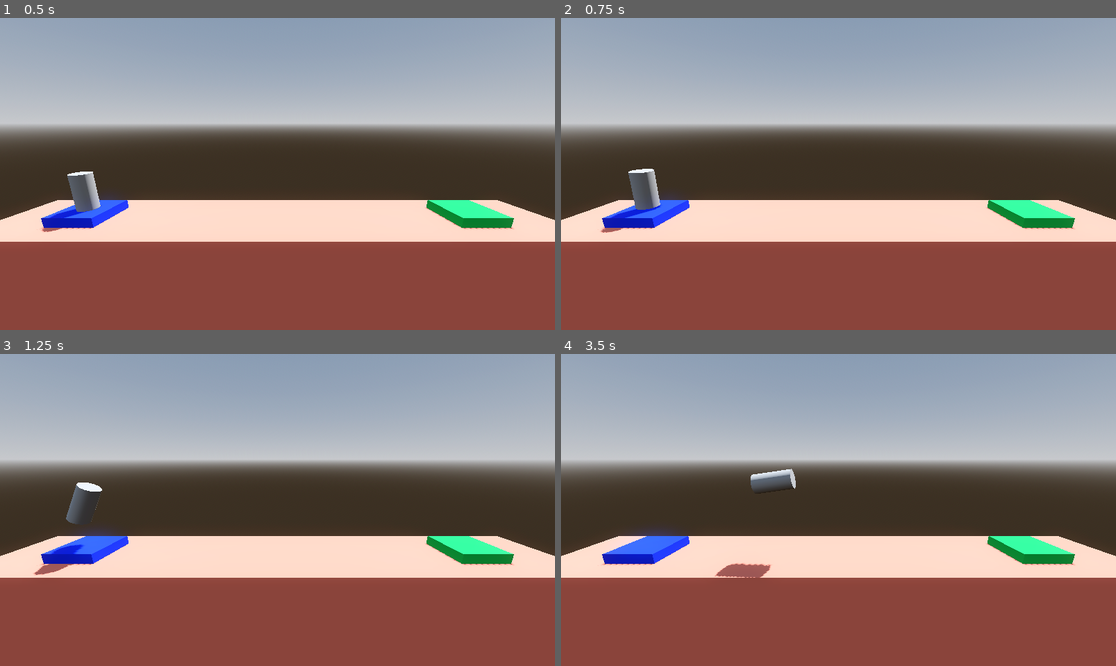
Above: before the commit, frames 1-4 (two rows, left to right).
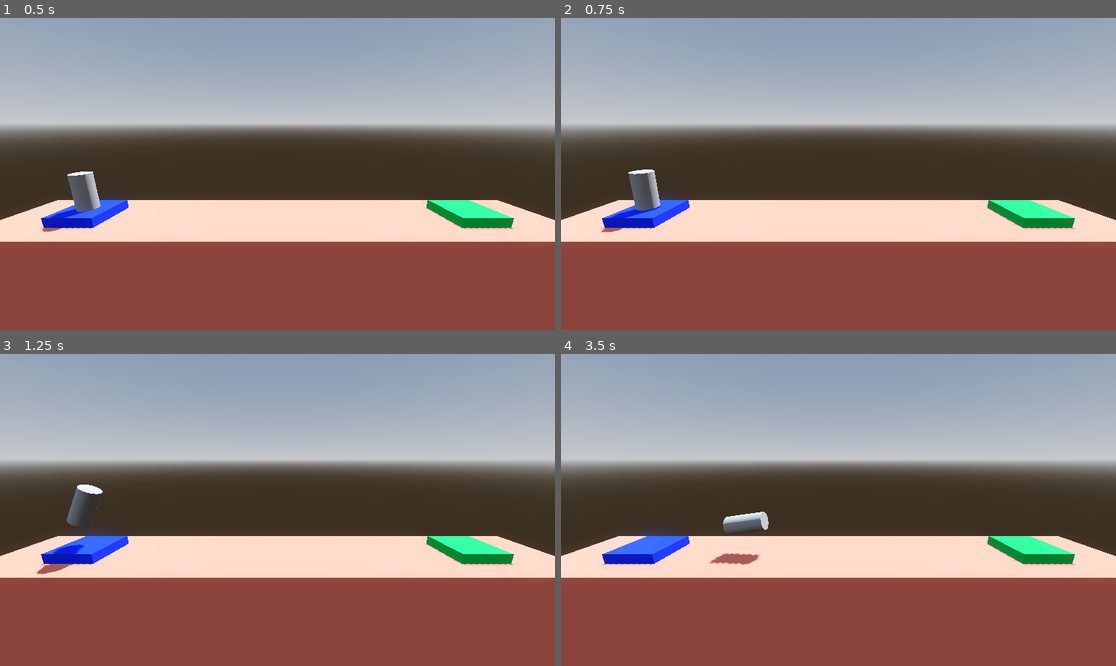
Above: after the commit, the same moments.

Repository: joelgroomer/godot-gamedev-3d-course
Game: Godot game, scene res://Level/level.tscn
The game is run twice, just before and just after one commit, with the same random seed, the same clock (stepped at 60 frames per second) and the same inputs.
Inputs:
- Up to frame 1 (0.5 s): no input
- Up to frame 2 (0.75 s): tap Enter (ui_accept) at 0.5 s; hold Right (ui_right) from 0.53 s (still down); hold Space (boost, bound only after the commit) from 0.53 s (still down)
- Up to frame 3 (1.25 s): keep holding Right (ui_right); keep holding Space (boost, bound only after the commit); tap Enter (ui_accept) at 0.77, 0.8, 1.07 s
- Up to frame 4 (3.5 s): release Right (ui_right) at 1.28 s; release Space (boost, bound only after the commit) at 1.28 s; hold Left (ui_left) 1.28-2.03 s; tap Enter (ui_accept) at 1.35, 1.52, 1.82, 2.3, 3.02, 3.32 s; tap Space (boost, bound only after the commit) at 1.55, 2.85 s; hold Space (boost, bound only after the commit) 2.03-2.78 s; hold Right (ui_right) from 2.03 s (still down)

Frame 1 is identical in both runs. In frame 2, less than 0.1% of the frame differs, in the area x 7-18%, y 48-69%; in frame 3, 0.1%; in frame 4, 1.4%, in the area x 26-43%, y 36-72%.

Commit message:
Keybindings for custom controls

Diff:
--- a/Boost/Player.gd
+++ b/Boost/Player.gd
@@ -2,11 +2,11 @@
 
 
 func _process(delta: float) -> void:
-	if Input.is_action_pressed("ui_accept"):
+	if Input.is_action_pressed("boost"):
 		apply_central_force(basis.y * delta * 1000.0)
 
-	if Input.is_action_pressed("ui_left"):
+	if Input.is_action_pressed("rotate_left"):
 		apply_torque(Vector3(0.0, 0.0, 100.0 * delta))
 
-	if Input.is_action_pressed("ui_right"):
+	if Input.is_action_pressed("rotate_right"):
 		apply_torque(Vector3(0.0, 0.0, -100.0 * delta))
--- a/Boost/project.godot
+++ b/Boost/project.godot
@@ -14,3 +14,24 @@
 run/main_scene="res://Level/level.tscn"
 config/features=PackedStringArray("4.2", "Forward Plus")
 config/icon="res://icon.svg"
+
+[input]
+
+boost={
+"deadzone": 0.5,
+"events": [Object(InputEventKey,"resource_local_to_scene":false,"resource_name":"","device":-1,"window_id":0,"alt_pressed":false,"shift_pressed":false,"ctrl_pressed":false,"meta_pressed":false,"pressed":false,"keycode":0,"physical_keycode":32,"key_label":0,"unicode":32,"echo":false,"script":null)
+, Object(InputEventKey,"resource_local_to_scene":false,"resource_name":"","device":-1,"window_id":0,"alt_pressed":false,"shift_pressed":false,"ctrl_pressed":false,"meta_pressed":false,"pressed":false,"keycode":0,"physical_keycode":87,"key_label":0,"unicode":119,"echo":false,"script":null)
+]
+}
+rotate_left={
+"deadzone": 0.5,
+"events": [Object(InputEventKey,"resource_local_to_scene":false,"resource_name":"","device":-1,"window_id":0,"alt_pressed":false,"shift_pressed":false,"ctrl_pressed":false,"meta_pressed":false,"pressed":false,"keycode":0,"physical_keycode":65,"key_label":0,"unicode":97,"echo":false,"script":null)
+, Object(InputEventKey,"resource_local_to_scene":false,"resource_name":"","device":-1,"window_id":0,"alt_pressed":false,"shift_pressed":false,"ctrl_pressed":false,"meta_pressed":false,"pressed":false,"keycode":0,"physical_keycode":4194319,"key_label":0,"unicode":0,"echo":false,"script":null)
+]
+}
+rotate_right={
+"deadzone": 0.5,
+"events": [Object(InputEventKey,"resource_local_to_scene":false,"resource_name":"","device":-1,"window_id":0,"alt_pressed":false,"shift_pressed":false,"ctrl_pressed":false,"meta_pressed":false,"pressed":false,"keycode":0,"physical_keycode":68,"key_label":0,"unicode":100,"echo":false,"script":null)
+, Object(InputEventKey,"resource_local_to_scene":false,"resource_name":"","device":-1,"window_id":0,"alt_pressed":false,"shift_pressed":false,"ctrl_pressed":false,"meta_pressed":false,"pressed":false,"keycode":0,"physical_keycode":4194321,"key_label":0,"unicode":0,"echo":false,"script":null)
+]
+}
